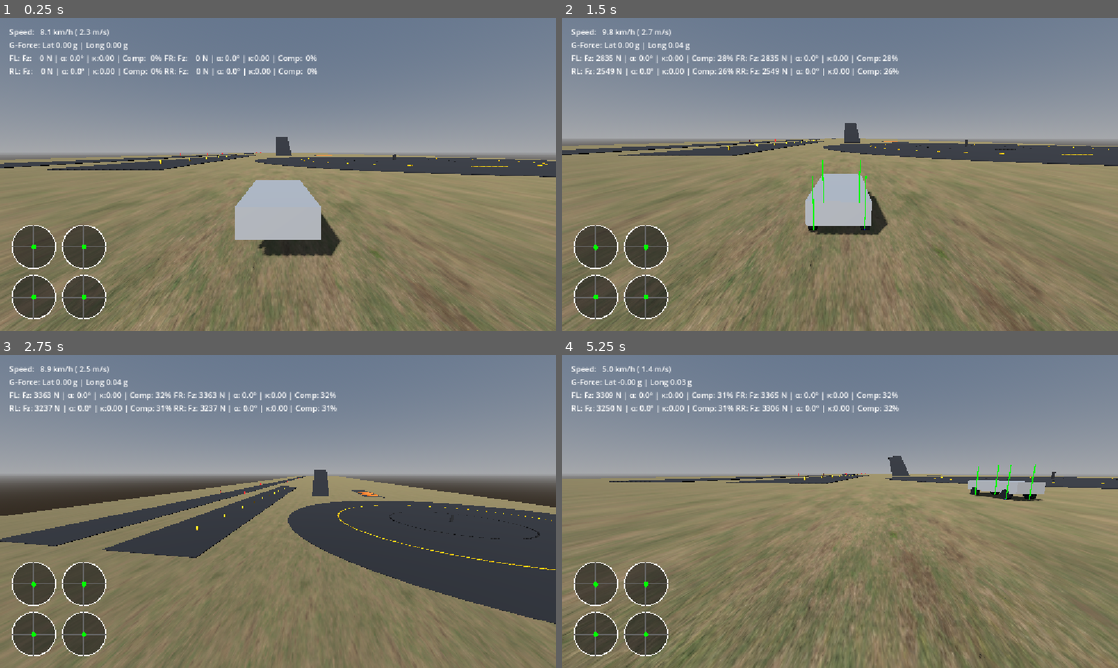
Above: before the commit, frames 1-4 (two rows, left to right).
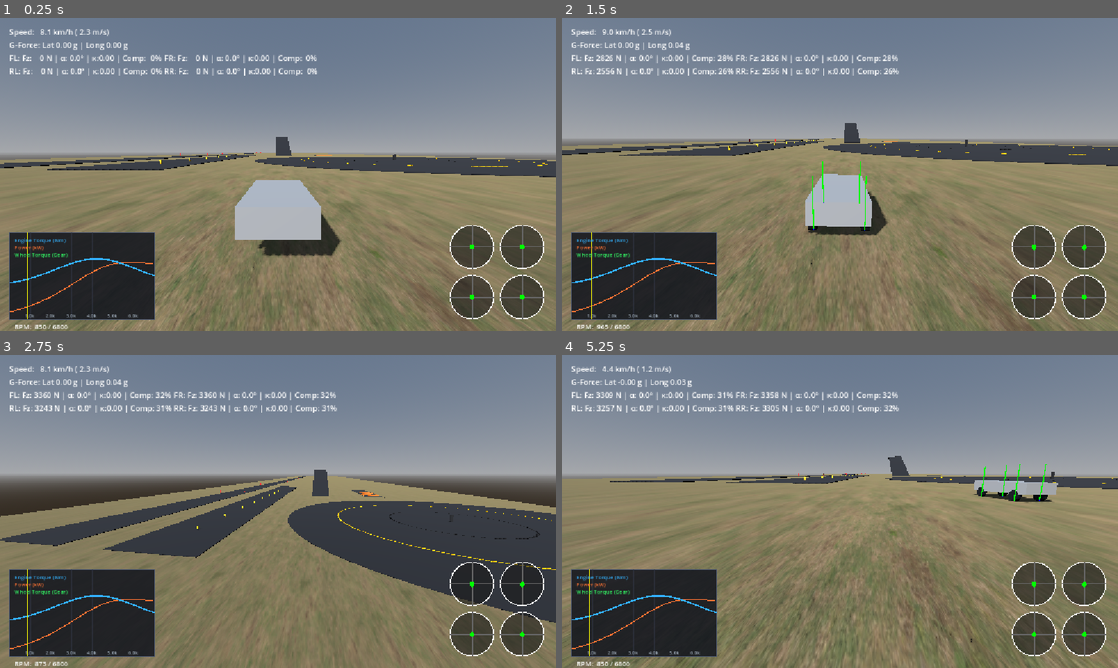
Above: after the commit, the same moments.

Repository: RealAbdurRehman/grounded
Game: Godot game, scene res://scenes/world/world.tscn
The game is run twice, just before and just after one commit, with the same random seed, the same clock (stepped at 60 frames per second) and the same inputs.
Inputs (mouse positions are in pixels of both pictures, inside the frame that each line leads up to):
- Up to frame 1 (0.25 s): no input
- Up to frame 2 (1.5 s): tap Enter at 0.5 s; move the mouse to (867, 174) at 0.52 s; hold W (throttle) 0.53-1.28 s; hold E (gear_up, bound only after the commit) from 0.53 s (still down); click (867, 174) at 0.67 s; tap M (toggle_transmission, bound only after the commit) at 0.8, 1.35 s; move the mouse to (812, 174) at 1.27 s
- Up to frame 3 (2.75 s): keep holding E (gear_up, bound only after the commit); tap W (throttle) at 1.55 s; move the mouse to (289, 505) at 2.02 s; hold V (camera_mode) from 2.03 s (still down); tap M (toggle_transmission, bound only after the commit) at 2.3 s
- Up to frame 4 (5.25 s): release E (gear_up, bound only after the commit) at 2.75 s; release V (camera_mode) at 2.75 s; drag from (812, 574) to (673, 464) at 2.77 s; move the mouse to (1006, 558) at 3.52 s; hold A (steer_left) 3.53-4.25 s; tap M (toggle_transmission, bound only after the commit) at 3.6 s; drag from (673, 464) to (756, 433) at 4.27 s; move the mouse to (867, 511) at 5.02 s; hold Q (gear_down, bound only after the commit) from 5.03 s (still down); hold Shift from 5.03 s (still down); click (867, 511) at 5.17 s

The runs differ from the first frame. In frame 1, 11% of the frame differs, in the area x 1-98%, y 66-100%; in frame 2, 11%; in frame 3, 9.9%; in frame 4, 14%, in the area x 0-100%, y 3-100%.

Commit message:
Implement engine and drivetrain simulation
- Add an engine with parametric torque curve, flywheel inertia, and rev limiter.
- Implement idle governor and engine braking.
- Add drivetrain with manual and automatic shifting logic.
- Implement gear ratio torque multiplication.
- Update wheels to accept drive torque and calculate wheel spin in the air.
- Add engine debug UI to visualize torque and power as the car drives.

Diff:
--- a/project.godot
+++ b/project.godot
@@ -60,6 +60,21 @@
 "events": [Object(InputEventKey,"resource_local_to_scene":false,"resource_name":"","device":-1,"window_id":0,"alt_press …(191 unchanged characters)…
 ]
 }
+gear_up={
+"deadzone": 0.2,
+"events": [Object(InputEventKey,"resource_local_to_scene":false,"resource_name":"","device":-1,"window_id":0,"alt_pressed":false,"shift_pressed":false,"ctrl_pressed":false,"meta_pressed":false,"pressed":false,"keycode":0,"physical_keycode":69,"key_label":0,"unicode":101,"location":0,"echo":false,"script":null)
+]
+}
+gear_down={
+"deadzone": 0.2,
+"events": [Object(InputEventKey,"resource_local_to_scene":false,"resource_name":"","device":-1,"window_id":0,"alt_pressed":false,"shift_pressed":false,"ctrl_pressed":false,"meta_pressed":false,"pressed":false,"keycode":0,"physical_keycode":81,"key_label":0,"unicode":113,"location":0,"echo":false,"script":null)
+]
+}
+toggle_transmission={
+"deadzone": 0.2,
+"events": [Object(InputEventKey,"resource_local_to_scene":false,"resource_name":"","device":-1,"window_id":0,"alt_pressed":false,"shift_pressed":false,"ctrl_pressed":false,"meta_pressed":false,"pressed":false,"keycode":0,"physical_keycode":77,"key_label":0,"unicode":109,"location":0,"echo":false,"script":null)
+]
+}
 camera_mode={
 "deadzone": 0.2,
 "events": [Object(InputEventKey,"resource_local_to_scene":false,"resource_name":"","device":-1,"window_id":0,"alt_press …(192 unchanged characters)…
--- a/scenes/ui/telemetry.tscn
+++ b/scenes/ui/telemetry.tscn
@@ -2,6 +2,7 @@
 
 [ext_resource type="Script" uid="uid://mri638visx8m" path="res://scripts/debug/telemetry.gd" id="1_g2q0o"]
 [ext_resource type="Script" uid="uid://bdbc868kpiykc" path="res://scripts/debug/friction_circle.gd" id="2_51srx"]
+[ext_resource type="Script" uid="uid://c8w2pckrnqllq" path="res://scripts/debug/engine_debug.gd" id="3_l381d"]
 [ext_resource type="Script" uid="uid://c7doqgftobsg3" path="res://scripts/debug/telemetry_logger.gd" id="3_vohb0"]
 
 [node name="Telemetry" type="CanvasLayer" unique_id=1683315418]
@@ -53,13 +54,16 @@
 
 [node name="MarginContainer" type="MarginContainer" parent="Control" unique_id=2071982146]
 layout_mode = 1
-anchors_preset = 2
+anchors_preset = 3
+anchor_left = 1.0
 anchor_top = 1.0
+anchor_right = 1.0
 anchor_bottom = 1.0
-offset_top = -204.0
-offset_right = 204.0
+offset_left = -224.0
+offset_top = -224.0
+grow_horizontal = 0
 grow_vertical = 0
-theme_override_constants/margin_left = 20
+theme_override_constants/margin_right = 20
 theme_override_constants/margin_bottom = 20
 
 [node name="FrictionGrid" type="GridContainer" parent="Control/MarginContainer" unique_id=35972371]
@@ -86,5 +90,16 @@
 layout_mode = 2
 script = ExtResource("2_51srx")
 
+[node name="Control2" type="Control" parent="." unique_id=863474613]
+layout_mode = 3
+anchors_preset = 15
+anchor_right = 1.0
+anchor_bottom = 1.0
+offset_top = 424.0
+offset_right = -743.0
+grow_horizontal = 2
+grow_vertical = 2
+script = ExtResource("3_l381d")
+
 [node name="Logger" type="Node" parent="." unique_id=707249097]
 script = ExtResource("3_vohb0")
--- a/scenes/vehicle/vehicle.tscn
+++ b/scenes/vehicle/vehicle.tscn
@@ -2,6 +2,8 @@
 
 [ext_resource type="Script" uid="uid://oku72ohq2gwr" path="res://scripts/vehicle/vehicle.gd" id="1_udt0a"]
 [ext_resource type="Script" uid="uid://cnyyb4kyw2uoj" path="res://scripts/vehicle/wheel.gd" id="2_2aj0h"]
+[ext_resource type="Script" uid="uid://qdtawm0erttj" path="res://scripts/vehicle/engine.gd" id="2_cs81w"]
+[ext_resource type="Script" uid="uid://dwugrbcr8g24y" path="res://scripts/vehicle/drivetrain.gd" id="3_cs81w"]
 
 [sub_resource type="BoxShape3D" id="BoxShape3D_8rti0"]
 size = Vector3(1.8, 0.7, 4.2)
@@ -19,12 +21,8 @@
 height = 0.25
 radial_segments = 12
 
-[node name="RigidBody" type="RigidBody3D" unique_id=429220544 node_paths=PackedStringArray("wheel_fl", "wheel_fr", "wheel_rl", "wheel_rr")]
+[node name="RigidBody" type="RigidBody3D" unique_id=429220544]
 script = ExtResource("1_udt0a")
-wheel_fl = NodePath("Wheels/WheelFL")
-wheel_fr = NodePath("Wheels/WheelFR")
-wheel_rl = NodePath("Wheels/WheelRL")
-wheel_rr = NodePath("Wheels/WheelRR")
 
 [node name="Collider" type="CollisionShape3D" parent="." unique_id=333000496]
 transform = Transform3D(1, 0, 0, 0, 1, 0, 0, 0, 1, 0, 0.45, 0)
@@ -33,6 +31,12 @@
 [node name="Mesh" type="MeshInstance3D" parent="." unique_id=856655238]
 transform = Transform3D(1, 0, 0, 0, 1, 0, 0, 0, 1, 0, 0.45, 0)
 mesh = SubResource("BoxMesh_8rti0")
+
+[node name="Engine" type="Node" parent="." unique_id=1472005107]
+script = ExtResource("2_cs81w")
+
+[node name="Drivetrain" type="Node" parent="." unique_id=1060942932]
+script = ExtResource("3_cs81w")
 
 [node name="Wheels" type="Node3D" parent="." unique_id=2027221242]
 
--- a/scenes/world/world.tscn
+++ b/scenes/world/world.tscn
@@ -565,7 +565,12 @@
 [node name="Control" parent="Telemetry" index="0" unique_id=1098802702 node_paths=PackedStringArray("target_vehicle")]
 target_vehicle = NodePath("../../Vehicle")
 
-[node name="Logger" parent="Telemetry" index="1" unique_id=707249097 node_paths=PackedStringArray("target_vehicle")]
+[node name="Control2" parent="Telemetry" index="1" unique_id=863474613 node_paths=PackedStringArray("engine_node", "drivetrain_node", "target_vehicle")]
+engine_node = NodePath("../../Vehicle/Engine")
+drivetrain_node = NodePath("../../Vehicle/Drivetrain")
+target_vehicle = NodePath("../../Vehicle")
+
+[node name="Logger" parent="Telemetry" index="2" unique_id=707249097 node_paths=PackedStringArray("target_vehicle")]
 target_vehicle = NodePath("../../Vehicle")
 
 [node name="Camera" type="Camera3D" parent="." unique_id=811414314 node_paths=PackedStringArray("target_vehicle")]
@@ -583,16 +588,14 @@
 [node name="WorldEnvironment" type="WorldEnvironment" parent="Environment" unique_id=1347009838]
 environment = SubResource("Environment_t5ptc")
 
-[node name="Vehicle" parent="." unique_id=429220544 node_paths=PackedStringArray("telemetry_hud") instance=ExtResource("3_j2gmx")]
+[node name="Vehicle" parent="." unique_id=429220544 node_paths=PackedStringArray("wheel_fl", "wheel_fr", "wheel_rl", "wheel_rr", "engine_node", "drivetrain_node", "telemetry_hud") instance=ExtResource("3_j2gmx")]
 transform = Transform3D(1, 0, 0, 0, 1, 0, 0, 0, 1, 0, 1.5, 525)
-vehicle_mass = 1350.0
-max_engine_force = 7500.0
-max_brake_force = 12000.0
-max_steer_angle_deg = 32.0
-frontal_area = 2.2
-drag_coefficient = 0.38
-front_arb_stiffness = 8000.0
-rear_arb_stiffness = 5000.0
+wheel_fl = NodePath("Wheels/WheelFL")
+wheel_fr = NodePath("Wheels/WheelFR")
+wheel_rl = NodePath("Wheels/WheelRL")
+wheel_rr = NodePath("Wheels/WheelRR")
+engine_node = NodePath("Engine")
+drivetrain_node = NodePath("Drivetrain")
 telemetry_hud = NodePath("../Telemetry/Control")
 
 [node name="Tests" type="Node3D" parent="." unique_id=1518008125]
--- /dev/null
+++ b/scripts/debug/engine_debug.gd
@@ -0,0 +1,85 @@
+class_name EngineDebug
+extends Control
+
+@export var engine_node: VehicleEngine
+@export var drivetrain_node: Drivetrain
+@export var target_vehicle: RigidBody3D
+
+var graph_rect: Rect2 = Rect2(20, 20, 300, 180)
+
+func _process(_delta: float) -> void:
+	queue_redraw()
+
+func _draw() -> void:
+	draw_rect(graph_rect, Color(0.08, 0.09, 0.12, 0.88))
+	draw_rect(graph_rect, Color(0.3, 0.35, 0.45, 1.0), false, 1.5)
+
+	for rpm_step in range(1000, int(engine_node.max_rpm), 1000):
+		var x: float = graph_rect.position.x + (float(rpm_step) / engine_node.max_rpm) * graph_rect.size.x
+		draw_line(Vector2(x, graph_rect.position.y), Vector2(x, graph_rect.end.y), Color(0.2, 0.22, 0.28, 0.5), 1.0)
+		draw_string(ThemeDB.fallback_font, Vector2(x - 12, graph_rect.end.y - 4), str(rpm_step / 1000.0) + "k", HORIZONTAL_ALIGNMENT_CENTER, -1, 10, Color(0.6, 0.65, 0.7))
+
+	var max_torque_display: float = 450.0
+	var max_power_display: float = 250.0
+
+	var current_ratio: float = abs(drivetrain_node.gear_ratios[drivetrain_node.current_gear_index]) * drivetrain_node.final_drive_ratio
+	if current_ratio == 0.0: current_ratio = 1.0
+	var max_wheel_torque_display: float = max_torque_display * current_ratio * drivetrain_node.drivetrain_efficiency
+
+	var prev_torque_pos := Vector2.ZERO
+	var prev_power_pos := Vector2.ZERO
+	var prev_wheel_pos := Vector2.ZERO
+
+	for i in range(100):
+		var rpm: float = (float(i) / 99.0) * engine_node.max_rpm
+		var t_nm: float = engine_node.calculate_raw_torque(rpm)
+		var p_kw: float = engine_node.calculate_power_kw(rpm)
+		var wheel_t_nm: float = t_nm * current_ratio * drivetrain_node.drivetrain_efficiency
+
+		var px: float = graph_rect.position.x + (rpm / engine_node.max_rpm) * graph_rect.size.x
+
+		var py_t: float = graph_rect.end.y - clamp(t_nm / max_torque_display, 0.0, 1.0) * (graph_rect.size.y - 25.0) - 15.0
+		var py_p: float = graph_rect.end.y - clamp(p_kw / max_power_display, 0.0, 1.0) * (graph_rect.size.y - 25.0) - 15.0
+		var py_w: float = graph_rect.end.y - clamp(wheel_t_nm / max_wheel_torque_display, 0.0, 1.0) * (graph_rect.size.y - 25.0) - 15.0
+
+		var cur_torque_pos := Vector2(px, py_t)
+		var cur_power_pos := Vector2(px, py_p)
+		var cur_wheel_pos := Vector2(px, py_w)
+
+		if i > 0:
+			draw_line(prev_wheel_pos, cur_wheel_pos, Color(0.2, 1.0, 0.4), 1.5)
+			draw_line(prev_power_pos, cur_power_pos, Color(1.0, 0.45, 0.2), 2.0)
+			draw_line(prev_torque_pos, cur_torque_pos, Color(0.2, 0.7, 1.0), 3.0)
+
+		prev_torque_pos = cur_torque_pos
+		prev_power_pos = cur_power_pos
+		prev_wheel_pos = cur_wheel_pos
+
+	var live_x: float = graph_rect.position.x + (engine_node.current_rpm / engine_node.max_rpm) * graph_rect.size.x
+	draw_line(Vector2(live_x, graph_rect.position.y), Vector2(live_x, graph_rect.end.y), Color.YELLOW, 2.0)
+
+	var speed_kmh: float = target_vehicle.linear_velocity.length() * 3.6 if target_vehicle else 0.0
+	var mode_str: String = "AUTO" if drivetrain_node.transmission_type == Drivetrain.TransmissionType.AUTOMATIC else "MANUAL"
+	var shift_indicator: String = " [SHIFTING]" if drivetrain_node.is_shifting else ""
+
+	var readout := "RPM: %4.0f / %4.0f\nGear: %s (%s)%s\nSpeed: %4.1f km/h\nTorque: %3.0f Nm | Power: %3.0f kW" % [
+		engine_node.current_rpm, engine_node.rev_limiter_rpm,
+		drivetrain_node.get_gear_name(), mode_str, shift_indicator,
+		speed_kmh,
+		engine_node.output_torque_nm, engine_node.calculate_power_kw(engine_node.current_rpm)
+	]
+
+	draw_multiline_string(
+		ThemeDB.fallback_font,
+		Vector2(graph_rect.position.x + 10, graph_rect.end.y + 20),
+		readout,
+		HORIZONTAL_ALIGNMENT_LEFT,
+		-1,
+		14,
+		4,
+		Color.WHITE
+	)
+
+	draw_string(ThemeDB.fallback_font, Vector2(graph_rect.position.x + 10, graph_rect.position.y + 20), "Engine Torque (Nm)", HORIZONTAL_ALIGNMENT_RIGHT, -1, 11, Color(0.2, 0.7, 1.0))
+	draw_string(ThemeDB.fallback_font, Vector2(graph_rect.position.x + 10, graph_rect.position.y + 35), "Power (kW)", HORIZONTAL_ALIGNMENT_RIGHT, -1, 11, Color(1.0, 0.45, 0.2))
+	draw_string(ThemeDB.fallback_font, Vector2(graph_rect.position.x + 10, graph_rect.position.y + 50), "Wheel Torque (Gear)", HORIZONTAL_ALIGNMENT_RIGHT, -1, 11, Color(0.2, 1.0, 0.4))
--- /dev/null
+++ b/scripts/vehicle/drivetrain.gd
@@ -0,0 +1,92 @@
+class_name Drivetrain
+extends Node
+
+enum TransmissionType { MANUAL_SEQUENTIAL, AUTOMATIC }
+
+@export_group("Transmission")
+@export var transmission_type: TransmissionType = TransmissionType.AUTOMATIC
+@export var drivetrain_efficiency: float = 0.85
+
+@export_group("Gear Ratios")
+@export var gear_ratios: Array[float] = [-3.40, 0.0, 3.40, 2.05, 1.38, 1.03, 0.82]
+@export var final_drive_ratio: float = 3.90
+
+@export_group("Shifting")
+@export var shift_delay_seconds: float = 0.12
+@export var auto_upshift_rpm: float = 5800.0
+@export var auto_downshift_rpm: float = 2200.0
+
+var is_shifting: bool = false
+
+var current_gear_index: int = 2
+
+var _shift_timer: float = 0.0
+
+var _shift_cooldown: float = 0.0
+
+func _process(delta: float) -> void:
+	if is_shifting:
+		_shift_timer -= delta
+
+		if _shift_timer <= 0.0:
+			is_shifting = false
+			_shift_cooldown = 0.3
+	elif _shift_cooldown > 0.0: _shift_cooldown -= delta
+
+func get_current_ratio() -> float:
+	if is_shifting: return 0.0
+	return gear_ratios[current_gear_index]
+
+func is_clutch_engaged() -> bool:
+	return (not is_shifting) and (gear_ratios[current_gear_index] != 0.0)
+
+func get_gear_name() -> String:
+	match current_gear_index:
+		0: return "R"
+		1: return "N"
+		_: return str(current_gear_index - 1)
+
+func calculate_wheel_drive_torque(engine_torque: float) -> float:
+	if is_shifting or gear_ratios[current_gear_index] == 0.0: return 0.0
+
+	var total_ratio: float = gear_ratios[current_gear_index] * final_drive_ratio
+	return engine_torque * total_ratio * drivetrain_efficiency
+
+func calculate_target_engine_rpm(driven_wheel_rad_per_sec: float) -> float:
+	var ratio: float = abs(gear_ratios[current_gear_index]) * final_drive_ratio
+	var engine_rad_s: float = abs(driven_wheel_rad_per_sec) * ratio
+	return (engine_rad_s * 60.0) / (2.0 * PI)
+
+func handle_transmission(engine_rpm: float) -> void:
+	if is_shifting or _shift_cooldown > 0.0: return
+
+	if Input.is_action_just_pressed("toggle_transmission"):
+		transmission_type = TransmissionType.MANUAL_SEQUENTIAL if transmission_type == TransmissionType.AUTOMATIC else TransmissionType.AUTOMATIC
+
+	if transmission_type == TransmissionType.MANUAL_SEQUENTIAL:
+		if Input.is_action_just_pressed("gear_up"): shift_up()
+		elif Input.is_action_just_pressed("gear_down"): shift_down()
+	else: _handle_automatic_shifting(engine_rpm)
+
+func _handle_automatic_shifting(engine_rpm: float) -> void:
+	if current_gear_index >= 2 and current_gear_index < gear_ratios.size() - 1:
+		if engine_rpm >= auto_upshift_rpm:
+			shift_up()
+			return
+
+	if current_gear_index > 2:
+		if engine_rpm <= auto_downshift_rpm: shift_down()
+
+func _start_shift() -> void:
+	is_shifting = true
+	_shift_timer = shift_delay_seconds
+
+func shift_up() -> void:
+	if current_gear_index < gear_ratios.size() - 1:
+		current_gear_index += 1
+		_start_shift()
+
+func shift_down() -> void:
+	if current_gear_index > 0:
+		current_gear_index -= 1
+		_start_shift()
--- /dev/null
+++ b/scripts/vehicle/engine.gd
@@ -0,0 +1,65 @@
+class_name VehicleEngine
+extends Node
+
+@export_group("Torque Curve")
+@export var displacement: float = 160.0
+
+@export var boost: float = 320.0
+@export var falloff: float = 1.0
+
+@export var cam_peak_rpm: float = 4200.0
+@export var bandwidth: float = 2800.0
+
+@export_group("RPM Limits")
+@export var max_rpm: float = 7000.0
+
+@export var idle_rpm: float = 850.0
+@export var rev_limiter_rpm: float = 6800.0
+
+@export_group("Engine Resistance")
+@export var flywheel_inertia: float = 0.18
+@export var engine_braking_factor: float = 65.0
+
+var current_rpm: float = 850.0
+var output_torque_nm: float = 0.0
+
+var is_rev_limiter_active: bool = false
+
+func _ready() -> void:
+	current_rpm = idle_rpm
+
+func calculate_raw_torque(rpm: float) -> float:
+	var diff_rpm: float = rpm - cam_peak_rpm
+	var exponent: float = -pow(falloff * diff_rpm, 2.0) / max(pow(bandwidth, 2.0), 1.0)
+	var torque: float = displacement + (boost - displacement) * exp(exponent)
+
+	return max(0.0, torque)
+
+func calculate_power_kw(rpm: float) -> float:
+	return (calculate_raw_torque(rpm) * rpm) / 9549.0
+
+func update_engine(delta: float, throttle_input: float, target_drivetrain_rpm: float, is_clutch_engaged: bool) -> float:
+	if current_rpm >= rev_limiter_rpm: is_rev_limiter_active = true
+	elif current_rpm <= rev_limiter_rpm - 250.0: is_rev_limiter_active = false
+
+	var effective_throttle: float = 0.0 if is_rev_limiter_active else throttle_input
+
+	if not is_clutch_engaged:
+		var net_torque: float = 0.0
+
+		if effective_throttle > 0.01: net_torque = calculate_raw_torque(current_rpm) * effective_throttle
+		else: net_torque = -engine_braking_factor * (current_rpm / max_rpm)
+
+		var rpm_accel: float = (net_torque / flywheel_inertia) * (60.0 / (2.0 * PI))
+		current_rpm += rpm_accel * delta
+	else:
+		var blend_rate: float = 22.0
+		current_rpm = lerp(current_rpm, max(target_drivetrain_rpm, idle_rpm), clamp(blend_rate * delta, 0.0, 1.0))
+
+	if current_rpm < idle_rpm: current_rpm = move_toward(current_rpm, idle_rpm, delta * 1200.0)
+	current_rpm = clamp(current_rpm, 0.0, max_rpm)
+
+	if effective_throttle > 0.01: output_torque_nm = calculate_raw_torque(current_rpm) * effective_throttle
+	else: output_torque_nm = -engine_braking_factor * clamp((current_rpm - idle_rpm) / (max_rpm - idle_rpm), 0.0, 1.0)
+
+	return output_torque_nm
--- a/scripts/vehicle/vehicle.gd
+++ b/scripts/vehicle/vehicle.gd
@@ -3,9 +3,7 @@
 
 @export_group("Specs")
 @export var vehicle_mass: float = 1350.0
-
-@export var max_engine_force: float = 7500.0
-@export var max_brake_force: float = 12000.0
+@export var max_brake_torque: float = 3200.0
 @export var max_steer_angle_deg: float = 32.0
 
 @export var frontal_area: float = 2.2
@@ -20,6 +18,9 @@
 @export var wheel_fr: Wheel
 @export var wheel_rl: Wheel
 @export var wheel_rr: Wheel
+
+@export var engine_node: VehicleEngine
+@export var drivetrain_node: Drivetrain
 
 @export var telemetry_hud: Telemetry
 
@@ -39,7 +40,7 @@
 	_handle_inputs(delta)
 
 	_apply_anti_roll_bars()
-	_update_wheels(delta)
+	_update_drivetrain_and_wheels(delta)
 	_apply_aerodynamic_drag()
 
 	_update_telemetry()
@@ -68,18 +69,27 @@
 		apply_force(wheel_rl.contact_normal * -rear_arb_force, wheel_rl.contact_point - global_position)
 		apply_force(wheel_rr.contact_normal * rear_arb_force, wheel_rr.contact_point - global_position)
 
-func _update_wheels(delta: float) -> void:
-	var driven_wheel_count := 0
+func _update_drivetrain_and_wheels(delta: float) -> void:
+	var driven_wheels: Array[Wheel] = []
 
-	var wheels: Array[Wheel] = [wheel_fl, wheel_fr, wheel_rl, wheel_rr]
-	for w in wheels:
-		if w.is_driven: driven_wheel_count += 1
+	var total_driven_w: float = 0.0
+	for w in [wheel_fl, wheel_fr, wheel_rl, wheel_rr]:
+		if w.is_driven:
+			driven_wheels.append(w)
+			total_driven_w += abs(w.angular_velocity_rad_s)
 
-	var drive_share: float = max_engine_force / max(driven_wheel_count, 1)
-	var brake_share: float = max_brake_force / 4.0
+	var avg_driven_w: float = total_driven_w / max(driven_wheels.size(), 1)
+	drivetrain_node.handle_transmission(engine_node.current_rpm)
 
-	for w in wheels:
-		w.update_wheel(self, delta, throttle_input, brake_input, drive_share, brake_share)
+	var target_engine_rpm: float = drivetrain_node.calculate_target_engine_rpm(avg_driven_w)
+	var engine_torque: float = engine_node.update_engine(delta, throttle_input, target_engine_rpm, drivetrain_node.is_clutch_engaged())
+
+	var total_wheel_torque: float = drivetrain_node.calculate_wheel_drive_torque(engine_torque)
+	var torque_per_driven_wheel: float = total_wheel_torque / max(driven_wheels.size(), 1)
+
+	for w in [wheel_fl, wheel_fr, wheel_rl, wheel_rr]:
+		var w_drive_torque: float = torque_per_driven_wheel if w.is_driven else 0.0
+		w.update_wheel(self, delta, w_drive_torque, brake_input, max_brake_torque)
 
 func _apply_aerodynamic_drag() -> void:
 	var speed: float = linear_velocity.length()
--- a/scripts/vehicle/wheel.gd
+++ b/scripts/vehicle/wheel.gd
@@ -6,6 +6,7 @@
 @export var is_driven: bool = true
 
 @export var wheel_radius: float = 0.33
+@export var wheel_inertia: float = 1.2
 
 @export_group("Suspension")
 @export var spring_stiffness: float = 30000.0
@@ -32,8 +33,9 @@
 var longitudinal_force_n: float = 0.0
 
 var steer_angle_rad: float = 0.0
+var angular_velocity_rad_s: float = 0.0
+
 var _prev_displacement: float = 0.0
-
 var _spin_angle: float = 0.0
 
 func _ready() -> void:
@@ -43,7 +45,7 @@
 	enabled = true
 	exclude_parent = true
 
-func update_wheel(chassis: RigidBody3D, delta: float, throttle_input: float, brake_input: float, drive_force_per_wheel: float, brake_force_per_wheel: float) -> void:
+func update_wheel(chassis: RigidBody3D, delta: float, drive_torque_nm: float, brake_input: float, max_brake_torque: float) -> void:
 	is_grounded = is_colliding()
 
 	if not is_grounded:
@@ -55,6 +57,14 @@
 		longitudinal_force_n = 0.0
 
 		_prev_displacement = 0.0
+
+		if is_driven and abs(drive_torque_nm) > 0.1: angular_velocity_rad_s += (drive_torque_nm / wheel_inertia) * delta
+		else: angular_velocity_rad_s = move_toward(angular_velocity_rad_s, 0.0, delta * 8.0)
+
+		if visual_mesh:
+			_spin_angle += angular_velocity_rad_s * delta
+			visual_mesh.rotation.x = _spin_angle
+
 		return
 
 	contact_point = get_collision_point()
@@ -88,26 +98,27 @@
 
 	var max_grip: float = friction_coef * suspension_force_n
 
+	var drive_force: float = 0.0
+	if is_driven: drive_force = drive_torque_nm / wheel_radius
+
+	var brake_torque: float = brake_input * max_brake_torque
+	var brake_force: float = 0.0
+	if brake_torque > 0.01 and abs(v_long) > 0.1: brake_force = -sign(v_long) * (brake_torque / wheel_radius)
+
+	var rolling_resistance: float = -0.015 * suspension_force_n * sign(v_long)
+	longitudinal_force_n = drive_force + brake_force + rolling_resistance
+
 	var wheel_share_mass: float = chassis.mass * 0.25
 	var desired_lateral_force: float = -v_lat * (wheel_share_mass / max(delta, 0.0001))
 	lateral_force_n = clamp(desired_lateral_force, -max_grip, max_grip)
-
-	longitudinal_force_n = 0.0
-	if is_driven:
-		longitudinal_force_n += throttle_input * drive_force_per_wheel
-
-	if brake_input > 0.001 and abs(v_long) > 0.1:
-		var desired_brake: float = -sign(v_long) * brake_input * brake_force_per_wheel
-		longitudinal_force_n += desired_brake
-
-	var c_rr: float = 0.015 * suspension_force_n
-	longitudinal_force_n -= c_rr * sign(v_long)
 
 	var total_horizontal_force := Vector2(longitudinal_force_n, lateral_force_n)
 	if total_horizontal_force.length() > max_grip and max_grip > 0.0:
 		total_horizontal_force = total_horizontal_force.normalized() * max_grip
 		longitudinal_force_n = total_horizontal_force.x
 		lateral_force_n = total_horizontal_force.y
+
+	angular_velocity_rad_s = v_long / wheel_radius
 
 	var total_force: Vector3 = (contact_normal * suspension_force_n) + (wheel_forward * longitudinal_force_n) + (wheel_right * lateral_force_n)
 	chassis.apply_force(total_force, contact_point - chassis.global_position)
@@ -116,7 +127,7 @@
 		var visual_y = -(suspension_rest_length - spring_displacement)
 		visual_mesh.position = Vector3(0, visual_y, 0)
 
-		if is_grounded: _spin_angle += (-v_long / wheel_radius) * delta
+		_spin_angle += angular_velocity_rad_s * delta
 		visual_mesh.rotation.x = _spin_angle
 		visual_mesh.rotation.y = steer_angle_rad
 
Not shown, added: scripts/debug/engine_debug.gd.uid
Not shown, added: scripts/vehicle/drivetrain.gd.uid
Not shown, added: scripts/vehicle/engine.gd.uid
